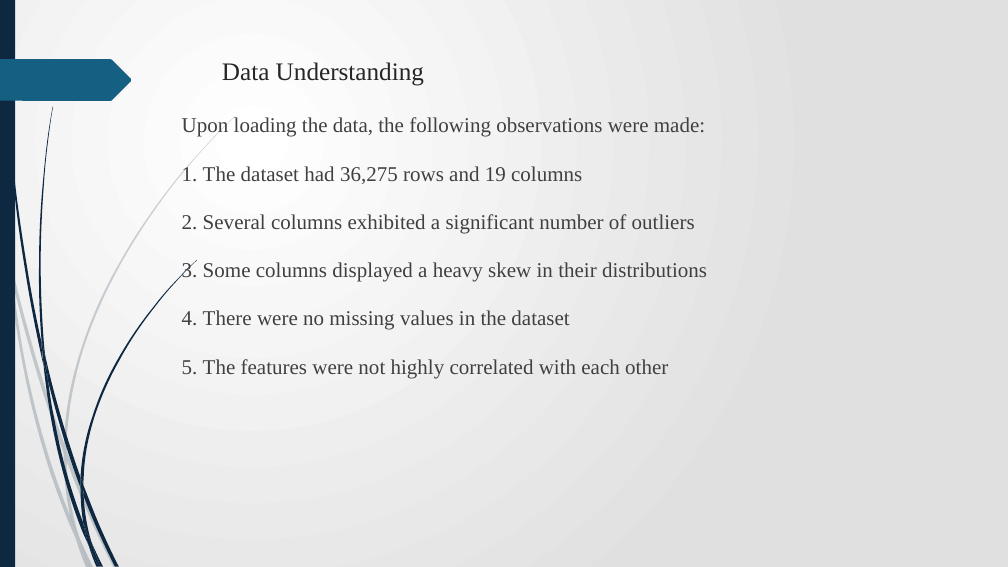
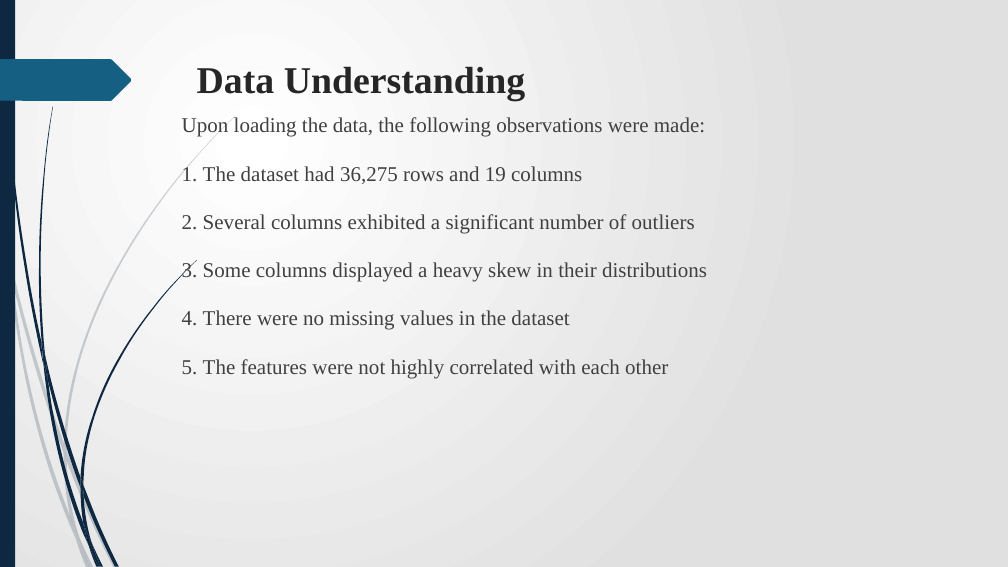
Before and after one commit to James-tech4/JAMES-PHASE-3-DSPT-8-PROJECT, a slide deck: slide 7 of Presentation.pptx. Drawn at 1008x567 pixels with LibreOffice and Linux fonts; fonts in the diff are those of the drawing. Boxes give left, top, right and bottom in pixels: in the first picture for what was removed or moved away, otherwise in the second. Text is boxed around its words. In the diff, an @@ line names an element or a change of style, - is before the commit and + after.

```diff
--- a/Presentation.pptx
+++ b/Presentation.pptx
@@ title "Data Understanding": place and size @@
-title "Data Understanding" at (222, 62, 424, 86)
+title "Data Understanding" at (197, 66, 525, 101)
@@ title "Data Understanding" at (197, 66, 525, 101): size 24 to 36 pt, bold on @@
```
Also in this commit, not shown: 4 other slides changed, 2 slides added, 1 slide removed.
